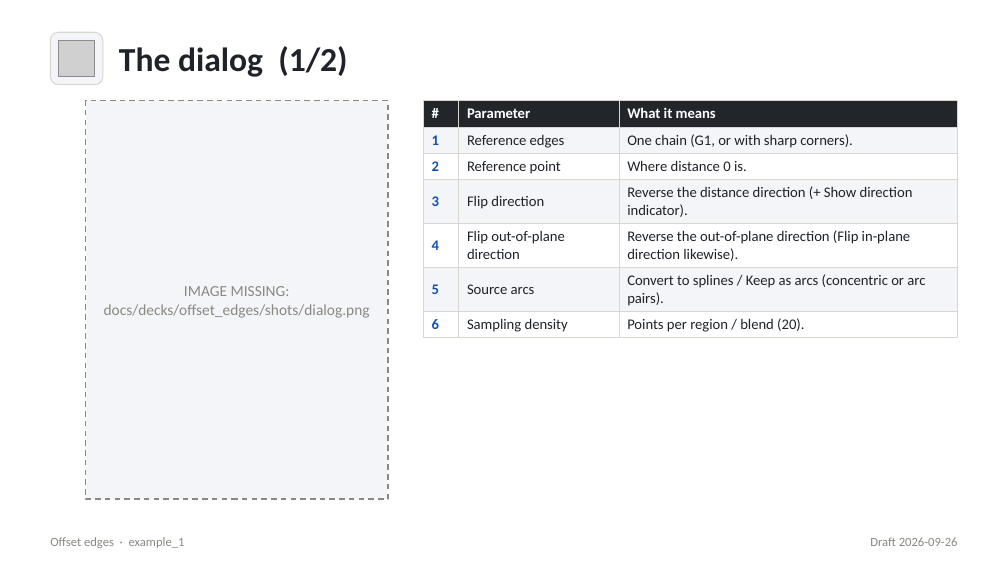
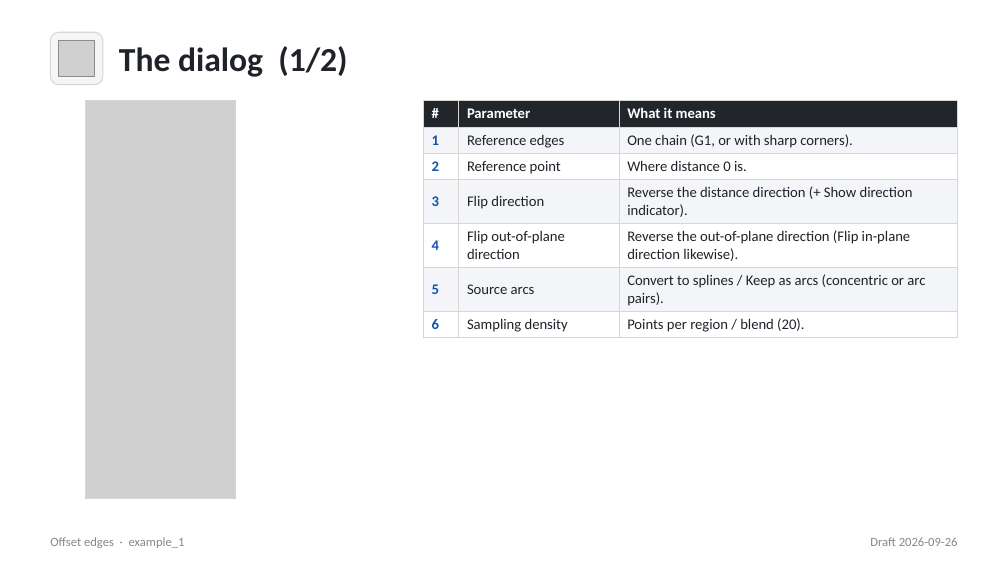
Before and after one commit to jedyeiser/featurescripts, a slide deck: slide 5 of docs/decks/offset_edges/.baseline/offset_edges.generated.pptx. Drawn at 1008x567 pixels with LibreOffice and Linux fonts; fonts in the diff are those of the drawing; grey boxes stand for pictures. Boxes give left, top, right and bottom in pixels: in the first picture for what was removed or moved away, otherwise in the second. Text is boxed around its words. In the diff, an @@ line names an element or a change of style, - is before the commit and + after.

```diff
--- a/docs/decks/offset_edges/.baseline/offset_edges.generated.pptx
+++ b/docs/decks/offset_edges/.baseline/offset_edges.generated.pptx
@@ rectangle: place and size @@
-rectangle at bbox=[86, 101, 388, 499]
+rectangle at bbox=[86, 101, 236, 499]
@@ rectangle at bbox=[86, 101, 236, 499]: fill #F3F5F8 to none; outline #8A8883 1 pt dashed to #D9D6CF 0.75 pt @@
@@ picture added at bbox=[86, 101, 236, 499] @@
@@ text removed at bbox=[104, 286, 370, 318] @@
-IMAGE MISSING: docs/decks/offset_edges/shots/dialog.png
```
Also in this commit, not shown: 1 other slide changed, 25 other files.
